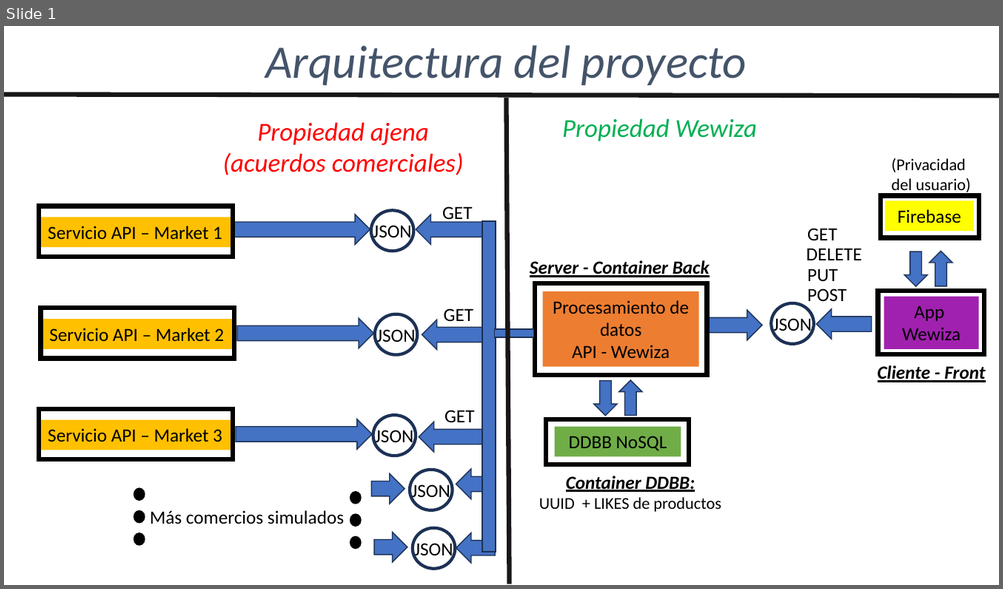
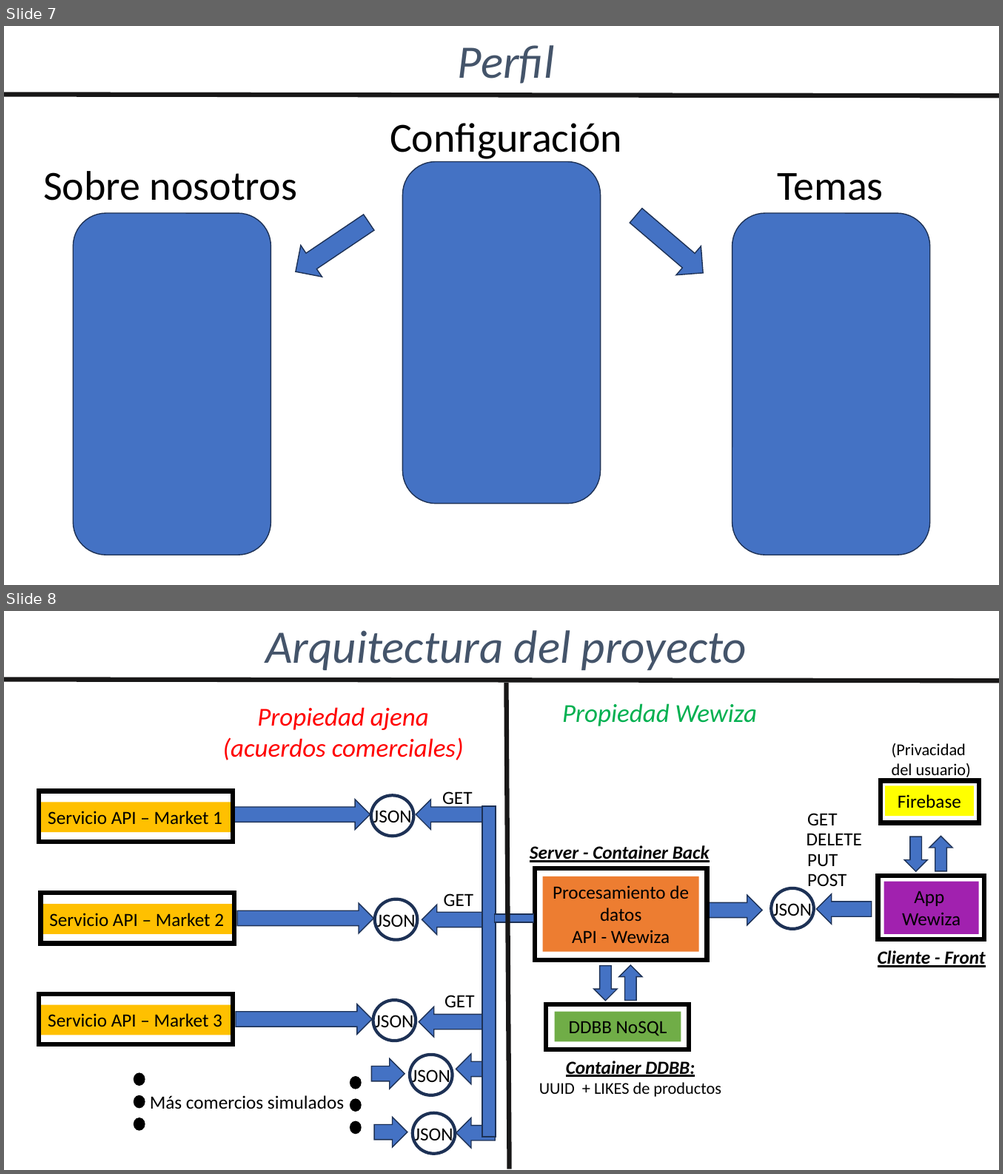
Before and after one commit to agchivite/Wewiza, a slide deck: 02_Documentacion/Presentacion_Wewiza.pptx. Shown one above the other, each under a label of ours: slide 1 before the commit, slides 7 and 8 after it. The pictures are 1003x589 and 1003x1174 pixels, drawn with LibreOffice and Linux fonts; fonts in the diff are those of the drawing. Boxes give left, top, right and bottom in pixels: in the first picture for what was removed or moved away, otherwise in the second. Text is boxed around its words. In the diff, an @@ line names an element or a change of style, - is before the commit and + after.

```diff
--- a/02_Documentacion/Presentacion_Wewiza.pptx
+++ b/02_Documentacion/Presentacion_Wewiza.pptx
@@ slide 7 added at [4,26,999,585], background #FFFFFF @@
@@ text added at [458,45,555,84], 45 pt, text #44546A, italic @@
+Perfil
@@ line added from (4, 95) to (999, 96), #181717 4.5 pt @@
@@ text added at [390,123,622,159], 40 pt, text #000000 @@
+Configuración
@@ text added at [43,171,297,201], 40 pt, text #000000 @@
+Sobre nosotros
@@ rounded rectangle added at [402,162,600,503], fill #4472C4, outline #1E3256 1 pt @@
@@ text added at [777,173,882,201], 40 pt, text #000000 @@
+Temas
@@ right arrow added at [623,201,715,287], fill #4472C4, outline #1E3256 1 pt @@
@@ rounded rectangle added at [74,213,271,555], fill #4472C4, outline #1E3256 1 pt @@
@@ right arrow added at [285,207,379,288], fill #4472C4, outline #1E3256 1 pt @@
@@ rounded rectangle added at [732,213,930,555], fill #4472C4, outline #1E3256 1 pt @@
@@ what was slide 1 is now slide 8 @@
```
Also in this commit, not shown: 6 other slides added.
